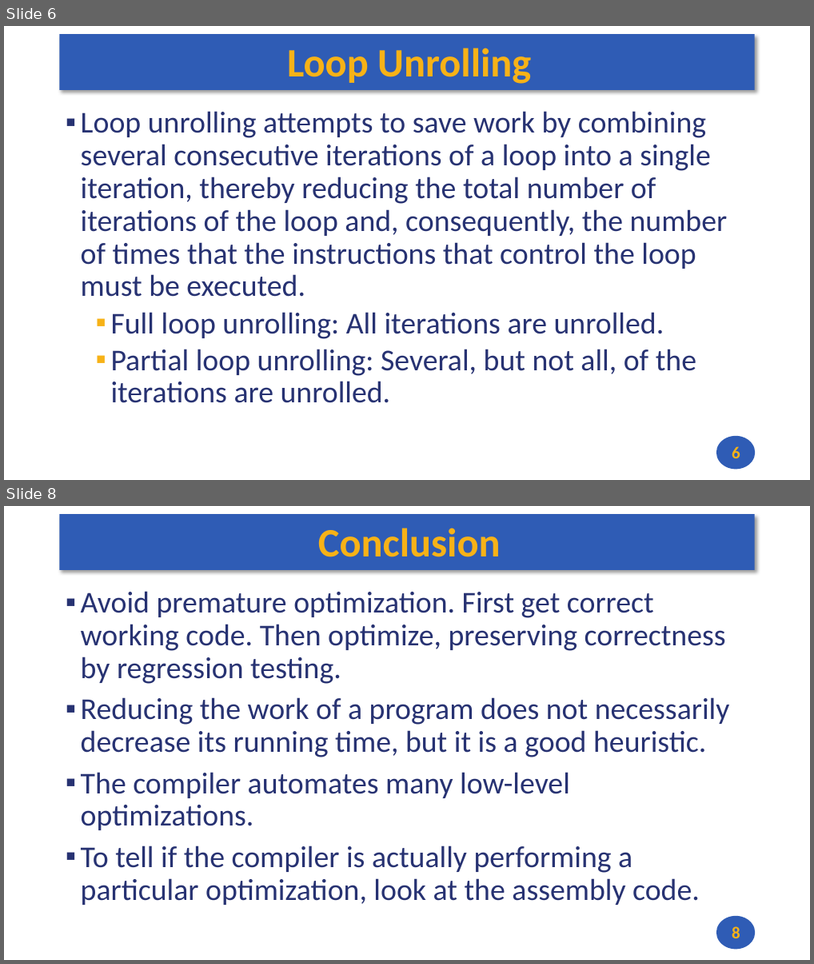
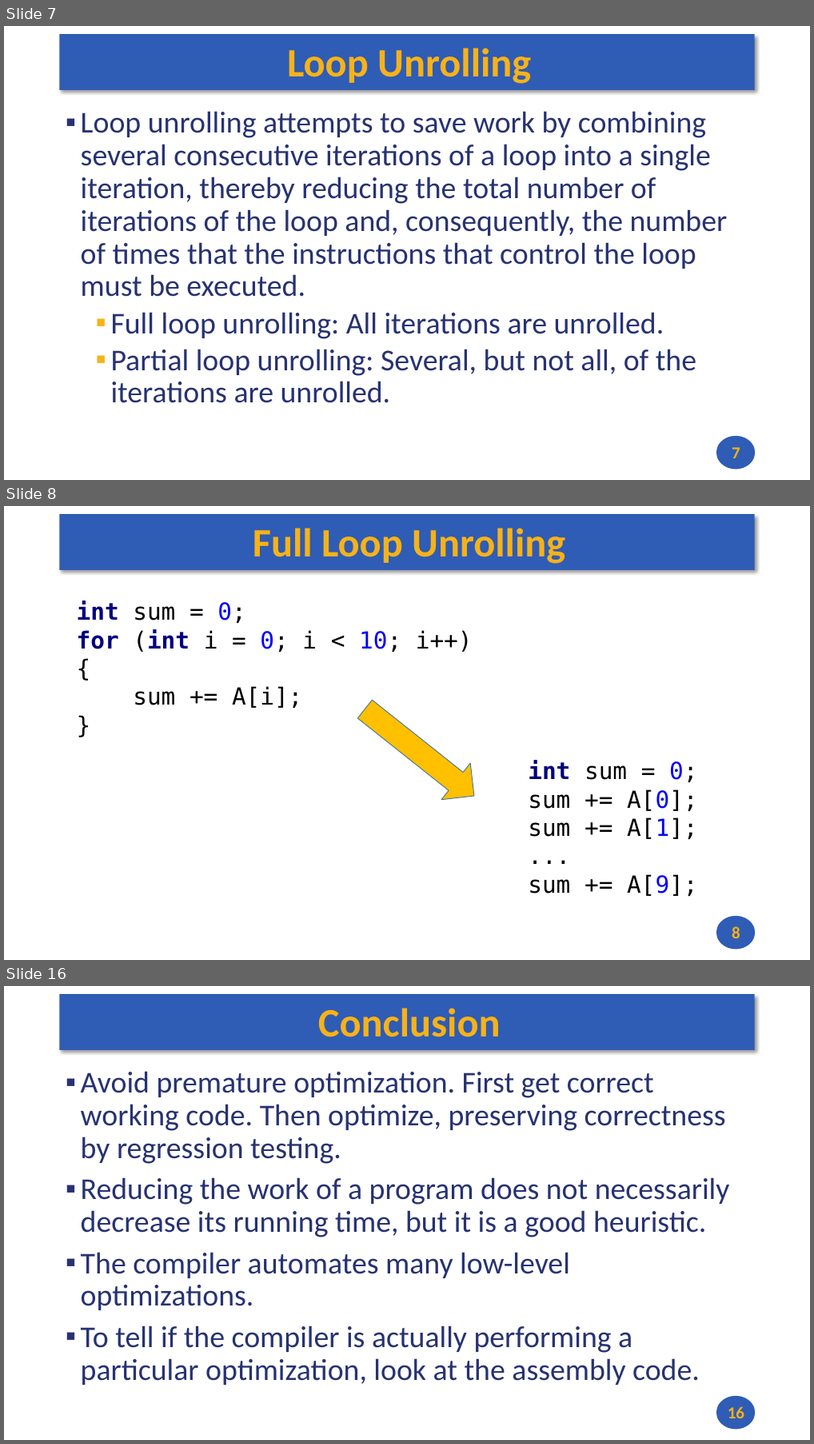
Before and after one commit to andrewt0301/hse-acos-course, a slide deck: docs/part1ca/15_Optimize/CA_Lecture_15.pptx. Shown one above the other, each under a label of ours: slides 6 and 8 before the commit, slides 7, 8 and 16 after it; the slides between them are not shown. The pictures are 814x964 and 814x1444 pixels, drawn with LibreOffice and Linux fonts; fonts in the diff are those of the drawing. Boxes give left, top, right and bottom in pixels: in the first picture for what was removed or moved away, otherwise in the second. Text is boxed around its words. In the diff, an @@ line names an element or a change of style, - is before the commit and + after.

```diff
--- a/docs/part1ca/15_Optimize/CA_Lecture_15.pptx
+++ b/docs/part1ca/15_Optimize/CA_Lecture_15.pptx
@@ slide 8 added at <box>4,506,810,960</box>, background #FFFFFF; not listed: 2 template elements that a slide beside it also shows @@
@@ title added at <box>253,528,566,564</box>, 48 pt, text #F7B217, bold @@
+Full Loop Unrolling
@@ text added at <box>77,601,473,708</box>, 28 pt, text #000000 @@
+int sum = 0;
+for (int i = 0; i < 10; i++) {
+sum += A[i];
+}
@@ down arrow added at <box>350,691,489,814</box>, fill #FFC000, outline #43739E 0.85 pt @@
@@ text added at <box>528,760,698,896</box>, 28 pt, text #000000 @@
+int sum = 0;
+sum += A[0];
+sum += A[1];
+...
+sum += A[9];
@@ page number added at <box>732,926,741,938</box>, 20 pt, text #F7B217, bold @@
+8
@@ what was slide 6 is now slide 7 @@
@@ page number at <box>732,447,741,458</box>: text changed @@
-6
+7
@@ what was slide 8 is now slide 16 @@
@@ page number at <box>728,1406,745,1418</box>: text changed @@
-8
+16
```
Also in this commit, not shown: 1 slide changed, 8 other slides added, 1 slide removed, 2 other files.
